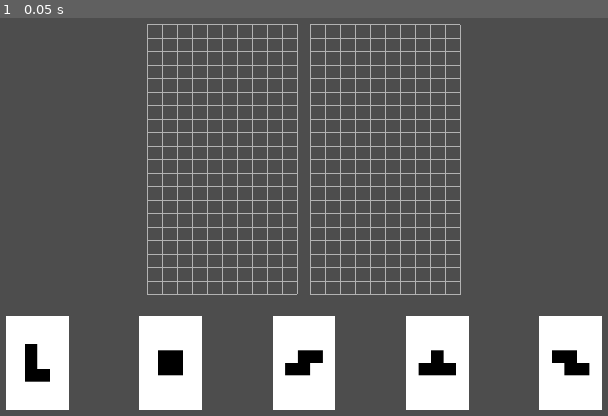
Above: before the commit, frame 1.
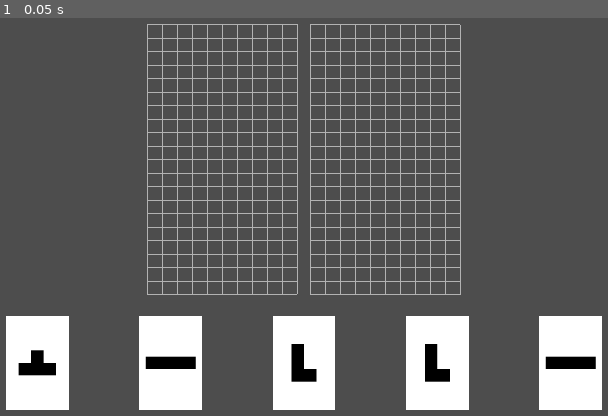
Above: after the commit, the same moment.

Repository: dBinet/SquirrelAttack
Game: Godot game, scene res://scenes/Main.tscn
Two runs of this game, one before a commit and one after it. Both use one fixed random seed, a clock stepped at 60 frames per second and the inputs below.
Inputs:
- Up to frame 1 (0.05 s): no input

The runs differ from the first frame. In frame 1, 1.5% of the frame differs, in the area x 2-99%, y 81-92%.

Commit message:
randomize starting hand selection

Diff:
--- a/scripts/Main.gd
+++ b/scripts/Main.gd
@@ -12,18 +12,16 @@
 const GRID_VERTICAL_SCALE := 0.9
 
 func _ready():
+    randomize()
     _previous_viewport_size = get_viewport_rect().size
     _grids = [get_node("LeftGrid"), get_node("RightGrid")]
     for g in _grids:
         g.scale = Vector2(1.0, GRID_VERTICAL_SCALE)
 
-    var available := SHAPES.duplicate()
-    available.shuffle()
-    var selected := available.slice(0, 5)
-
-    for shape in selected:
+    for i in range(5):
+        var shape_idx := randi_range(0, SHAPES.size() - 1)
         var card := CARD_SCENE.instantiate()
-        card.shape_name = shape
+        card.shape_name = SHAPES[shape_idx]
         add_child(card)
         _cards.append(card)
 
